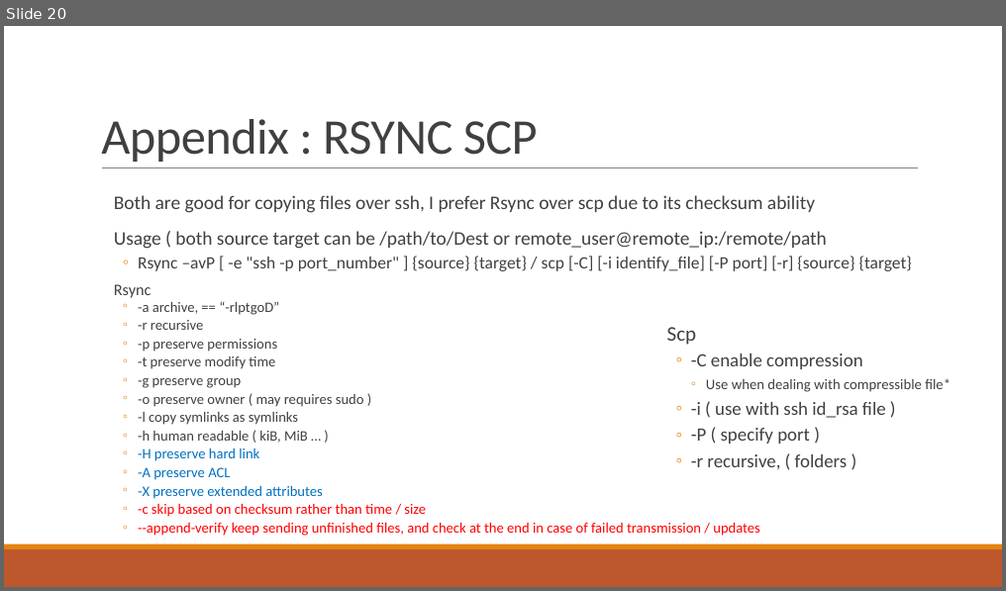
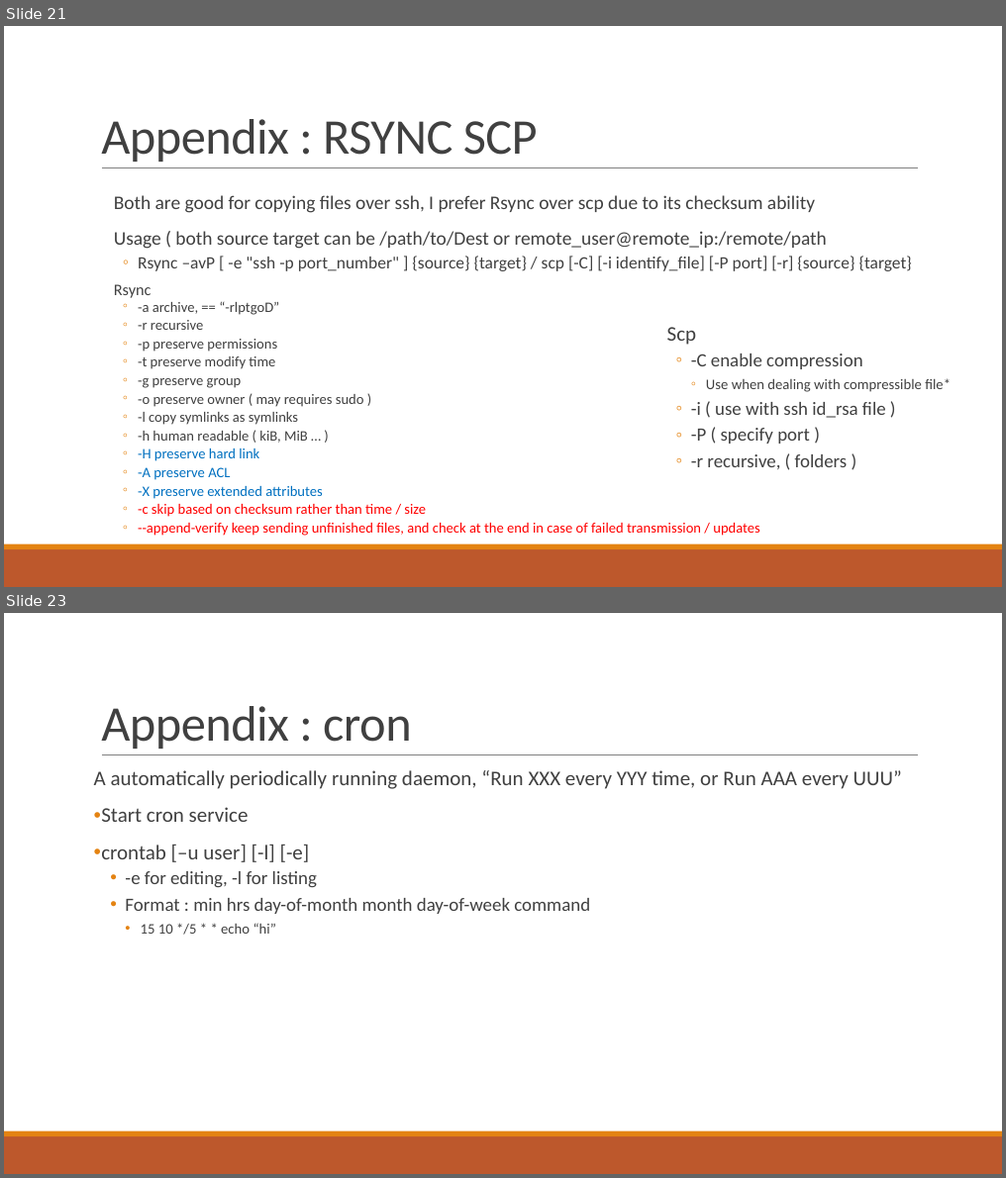
Before and after one commit to YumingChang02/arch_summer_2019, a slide deck: Introduction to docker.pptx. Shown one above the other, each under a label of ours: slide 20 before the commit, slides 21 and 23 after it; the slides between them are not shown. The pictures are 1006x591 and 1006x1178 pixels, drawn with LibreOffice and Linux fonts; fonts in the diff are those of the drawing. Boxes give left, top, right and bottom in pixels: in the first picture for what was removed or moved away, otherwise in the second. Text is boxed around its words. In the diff, an @@ line names an element or a change of style, - is before the commit and + after.

Commit message:
Time to commit suiside

```diff
--- a/Introduction to docker.pptx
+++ b/Introduction to docker.pptx
@@ slide 23 added at (4,613,1002,1174), background #FFFFFF; not listed: 3 template elements that a slide beside it also shows @@
@@ title added at (101,706,411,749), 48 pt, text #404040 @@
+Appendix : cron
@@ text added at (94,770,902,935), 20 pt, text #404040 @@
+A automatically periodically running daemon, “Run XXX every YYY time, or Run AAA every UUU”
+• Start cron service
+• crontab [–u user] [-l] [-e]
+  • -e for editing, -l for listing
+  • Format : min hrs day-of-month month day-of-week command
+    • 15 10 */5 * * echo “hi”
@@ what was slide 20 is now slide 21 @@
```
Also in this commit, not shown: 3 slides changed, 2 other slides added, 3 slides removed, 2 other files.
